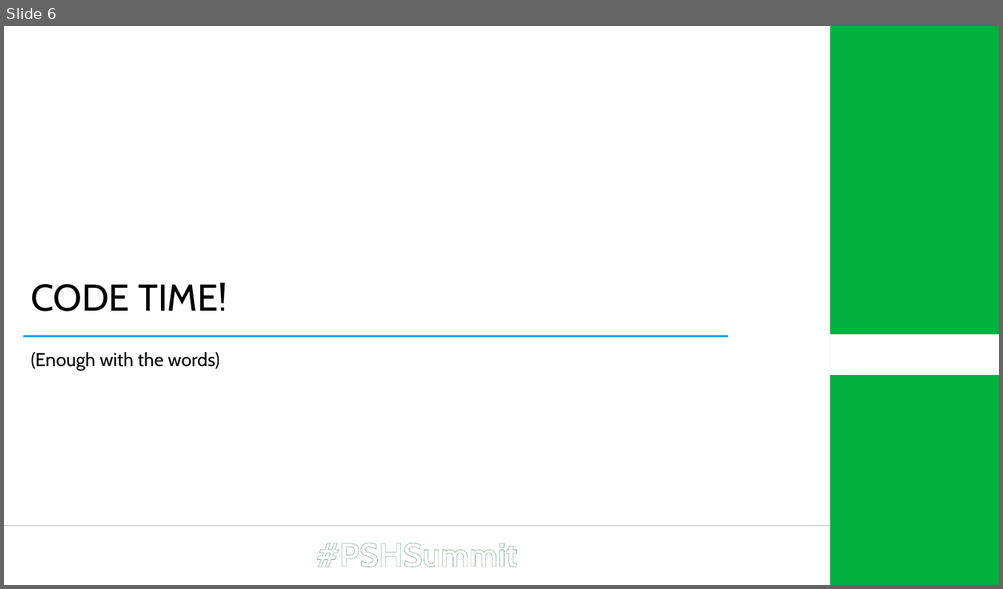
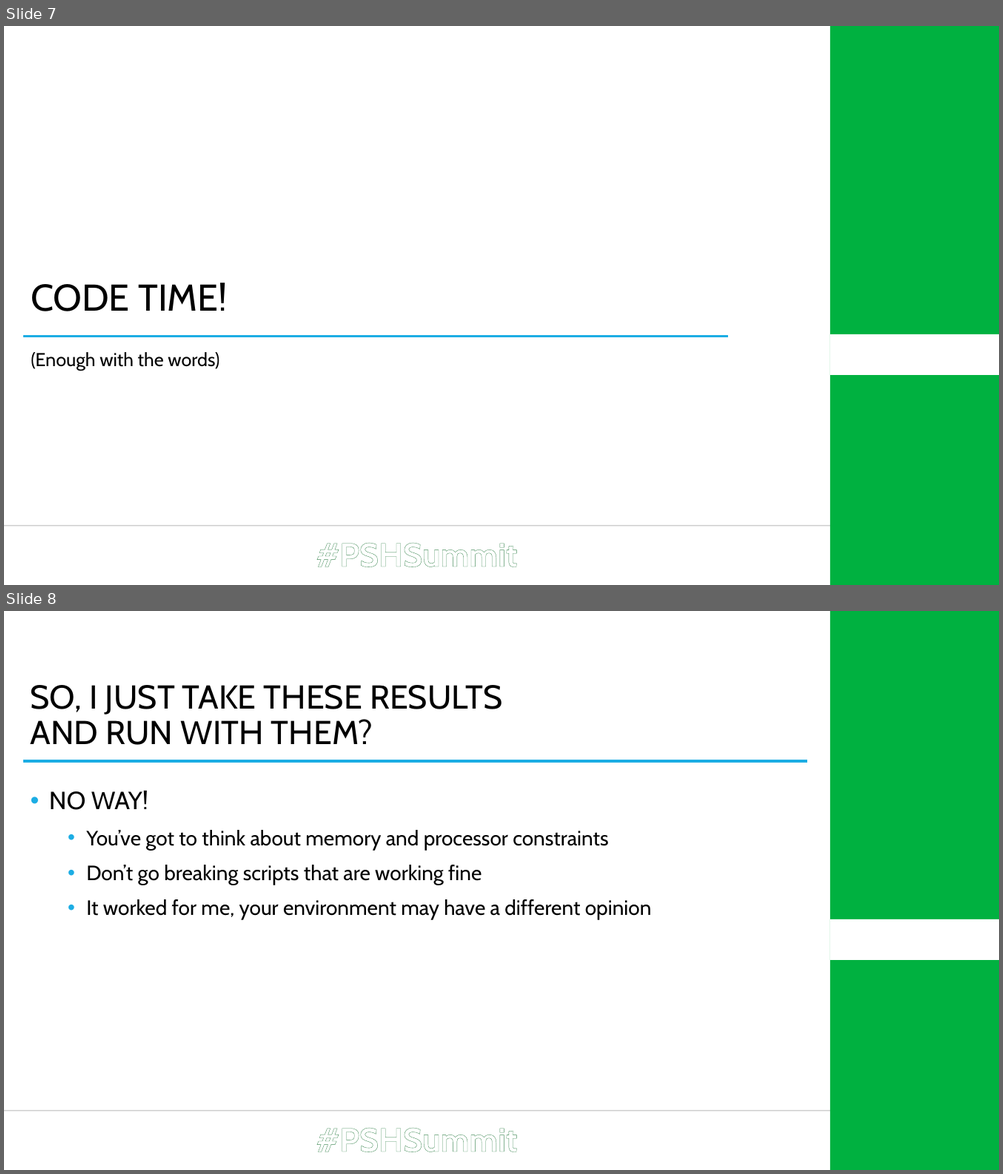
Before and after one commit to Windos/Talks, a slide deck: 2021/04 - April/28 - Summit 2021 - High-Intensity Scripting/High-Intensity Scripting.pptx. Shown one above the other, each under a label of ours: slide 6 before the commit, slides 7 and 8 after it. The pictures are 1003x589 and 1003x1174 pixels, drawn with LibreOffice and Linux fonts; fonts in the diff are those of the drawing; background and template pictures are left out. Boxes give left, top, right and bottom in pixels: in the first picture for what was removed or moved away, otherwise in the second. Text is boxed around its words. In the diff, an @@ line names an element or a change of style, - is before the commit and + after.

```diff
--- a/2021/04 - April/28 - Summit 2021 - High-Intensity Scripting/High-Intensity Scripting.pptx
+++ b/2021/04 - April/28 - Summit 2021 - High-Intensity Scripting/High-Intensity Scripting.pptx
@@ slide 8 added at <box>4,611,999,1170</box>, background #FFFFFF; not listed: 4 template elements that a slide beside it also shows @@
@@ title added at <box>31,685,503,745</box>, 32 pt, text #000000 @@
+SO, I JUST TAKE THESE RESULTS
+AND RUN WITH THEM?
@@ line added from (22, 762) to (807, 762), #1CADE4 2.5 pt @@
@@ text added at <box>49,790,652,920</box>, 20 pt, text #000000 @@
+• NO WAY!
+  • You’ve got to think about memory and processor constraints
+  • Don’t go breaking scripts that are working fine
+  • It worked for me, your environment may have a different opinion
@@ what was slide 6 is now slide 7 @@
```
Also in this commit, not shown: 1 slide changed, 3 other slides added.
